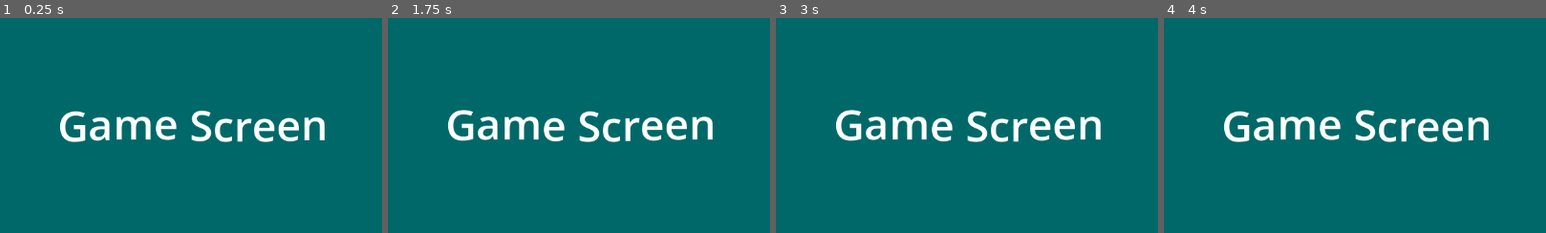
Above: before the commit, frames 1-4 (left to right).
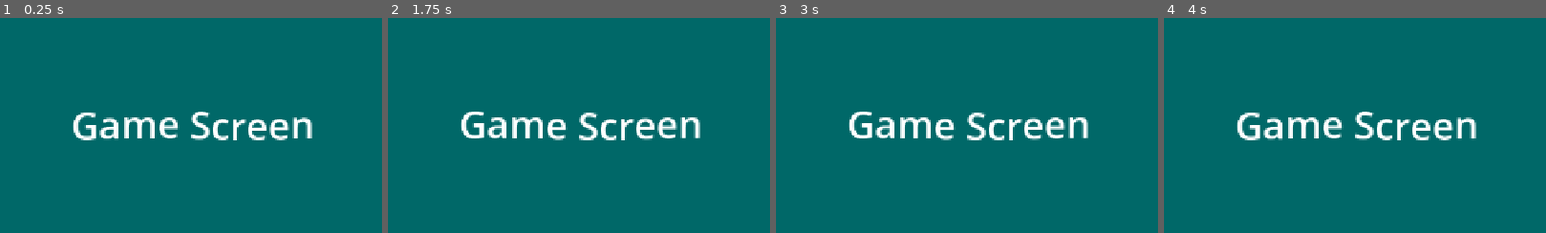
Above: after the commit, the same moments.

Repository: BenjaminVincent/jam-2
Game: Godot game, scene res://scenes/game.tscn
Two runs of this game, one before a commit and one after it. Both use one fixed random seed, a clock stepped at 60 frames per second and the inputs below.
Inputs:
- Up to frame 1 (0.25 s): no input
- Up to frame 2 (1.75 s): no input
- Up to frame 3 (3 s): no input
- Up to frame 4 (4 s): no input
The pictures show only the part of the screen within x 25-75%, y 25-75%; the shares and areas given below are measured in that part.

The runs differ from the first frame. In frame 1, 4.8% of the frame differs, in the area x 15-85%, y 43-58%; in frame 2, 4.7%; in frame 3, 4.8%; in frame 4, 4.8%, in the area x 15-85%, y 42-58%.

Commit message:
updated window display settings

Diff:
--- a/project.godot
+++ b/project.godot
@@ -17,9 +17,11 @@
 
 [display]
 
+window/size/viewport_width=1280
+window/size/viewport_height=720
+window/size/initial_position_type=0
 window/size/resizable=false
 window/stretch/mode="canvas_items"
-window/stretch/scale_mode="integer"
 
 [physics]
 
--- a/scenes/game.tscn
+++ b/scenes/game.tscn
@@ -10,8 +10,8 @@
 
 [node name="ColorRect" type="ColorRect" parent="." unique_id=1150502816]
 layout_mode = 0
-offset_right = 1152.0
-offset_bottom = 648.0
+offset_right = 1280.0
+offset_bottom = 720.0
 color = Color(6.738305e-07, 0.40701604, 0.40718302, 1)
 
 [node name="RichTextLabel" type="RichTextLabel" parent="." unique_id=105060602]
